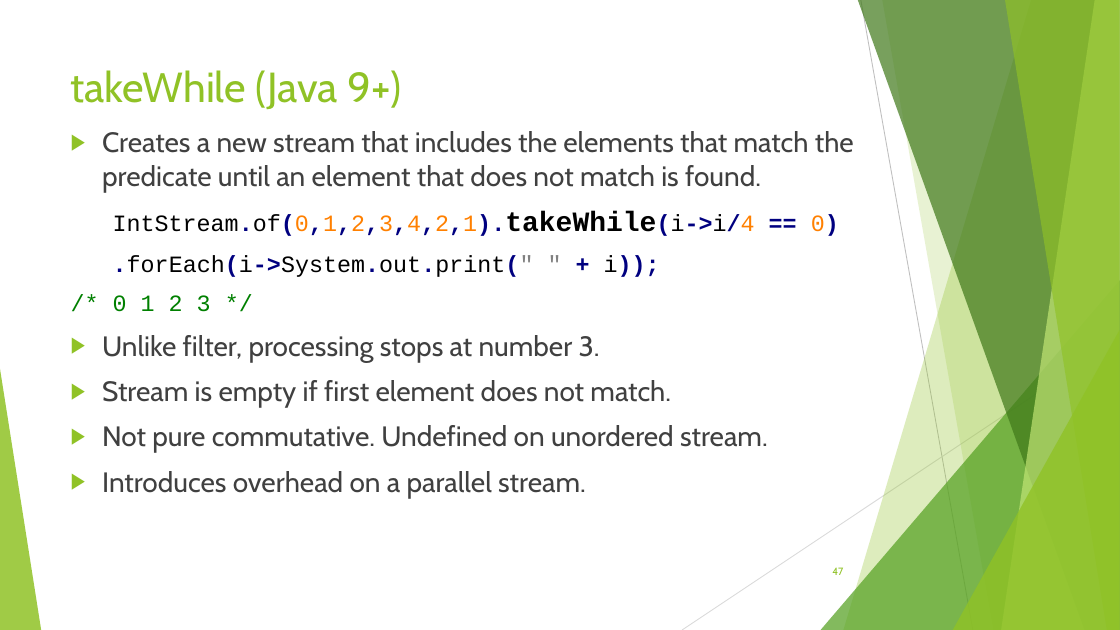
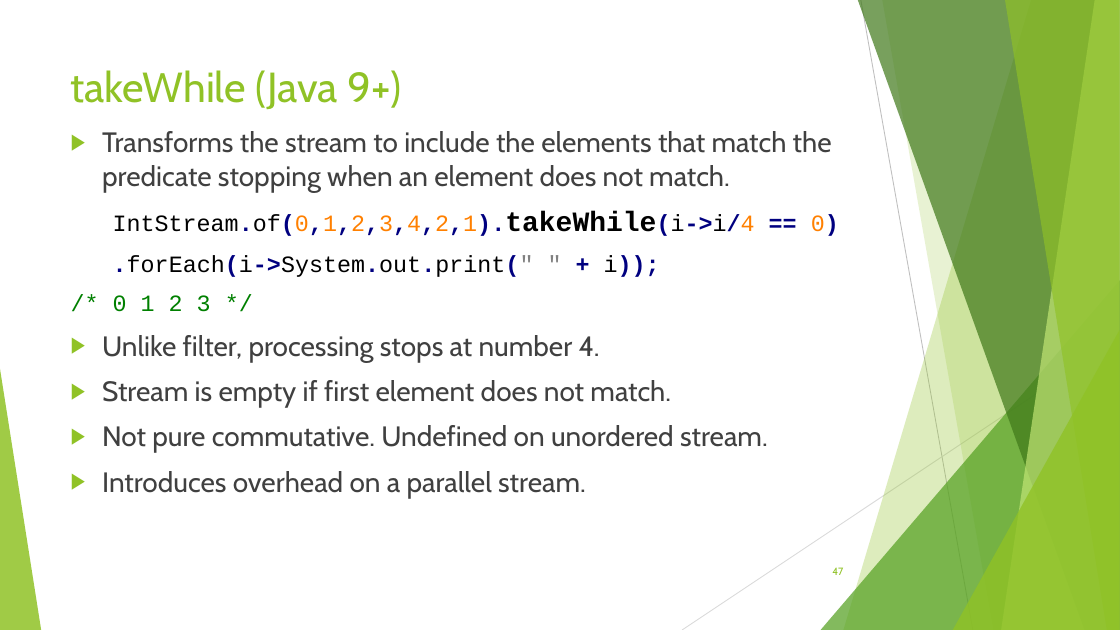
Before and after one commit to RichardRoda/2017-CodePaLOUsa-Lambda, a slide deck: slide 47 of Learning to Love the Lambda in the Stream.pptx. Drawn at 1120x630 pixels with LibreOffice and Linux fonts; fonts in the diff are those of the drawing. Boxes give left, top, right and bottom in pixels: in the first picture for what was removed or moved away, otherwise in the second. Text is boxed around its words. In the diff, an @@ line names an element or a change of style, - is before the commit and + after.

```diff
--- a/Learning to Love the Lambda in the Stream.pptx
+++ b/Learning to Love the Lambda in the Stream.pptx
@@ text at (102, 131, 832, 192): text changed @@
-▶ Creates a new stream that includes the elements that match the predicate until an element that does not match is found.
+▶ Transforms the stream to include the elements that match the predicate stopping when an element does not match.
@@ text at (102, 335, 600, 362): text changed @@
-▶ Unlike filter, processing stops at number 3.
+▶ Unlike filter, processing stops at number 4.
```
Also in this commit, not shown: 13 other slides changed, 1 other file.
